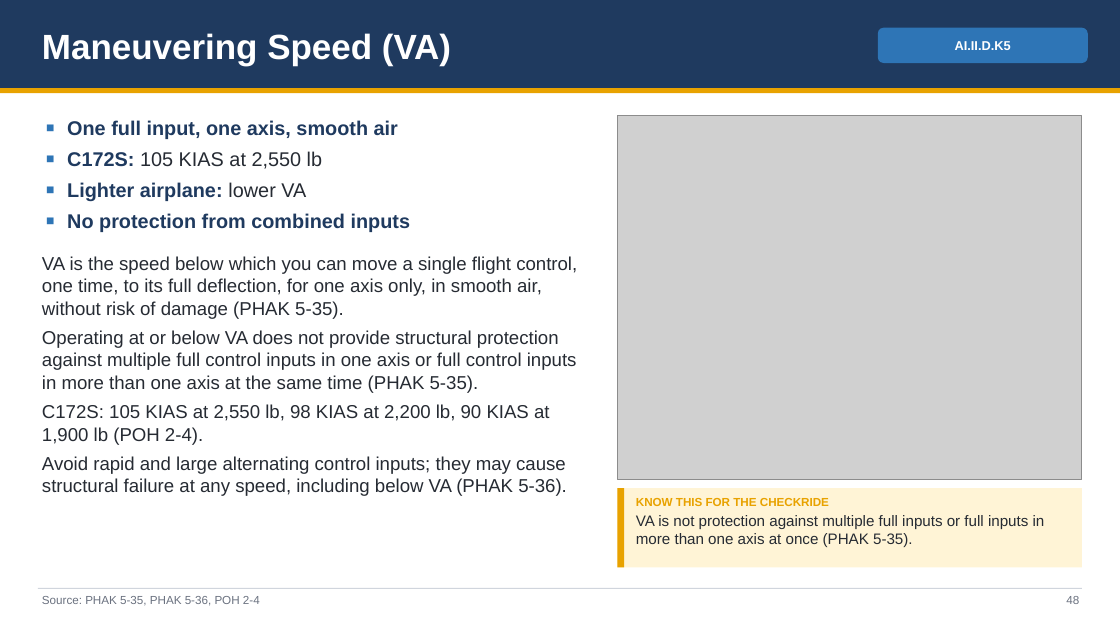
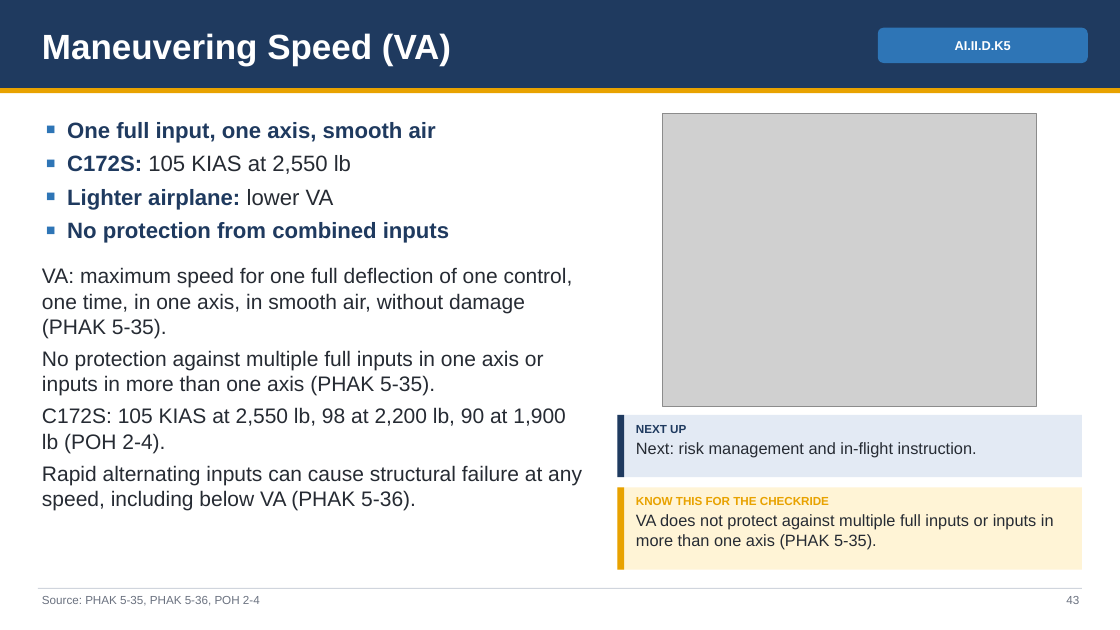
Before and after one commit to greenleeezekial1-glitch/Claude, a slide deck: slide 43 of Area II - Technical Subject Areas/II.D Principles of Flight - Slides.pptx (slide 48 before the commit). Drawn at 1120x630 pixels with LibreOffice and Linux fonts; fonts in the diff are those of the drawing; grey boxes stand for pictures. Boxes give left, top, right and bottom in pixels: in the first picture for what was removed or moved away, otherwise in the second. Text is boxed around its words. In the diff, an @@ line names an element or a change of style, - is before the commit and + after.

```diff
--- a/Area II - Technical Subject Areas/II.D Principles of Flight - Slides.pptx
+++ b/Area II - Technical Subject Areas/II.D Principles of Flight - Slides.pptx
@@ picture: place and size @@
-picture at box(618, 115, 1082, 480)
+picture at box(663, 113, 1037, 407)
@@ text at box(67, 122, 449, 243): size 17 to 19 pt in "One full input, one axis, smooth air", "C172S: 105 KIAS at 2,550 lb", "Lighter airplane: lower VA", "No protection from combined inputs" @@
@@ text at box(42, 267, 582, 511): text changed; size 16 to 18 pt @@
-VA is the speed below which you can move a single flight control, one time, to its full deflection, for one axis only, in smooth air, without risk of damage (PHAK 5-35).
-Operating at or below VA does not provide structural protection against multiple full control inputs in one axis or full control inputs in more than one axis at the same time (PHAK 5-35).
-C172S: 105 KIAS at 2,550 lb, 98 KIAS at 2,200 lb, 90 KIAS at 1,900 lb (POH 2-4).
-Avoid rapid and large alternating control inputs; they may cause structural failure at any speed, including below VA (PHAK 5-36).
+VA: maximum speed for one full deflection of one control, one time, in one axis, in smooth air, without damage (PHAK 5-35).
+No protection against multiple full inputs in one axis or inputs in more than one axis (PHAK 5-35).
+C172S: 105 KIAS at 2,550 lb, 98 at 2,200 lb, 90 at 1,900 lb (POH 2-4).
+Rapid alternating inputs can cause structural failure at any speed, including below VA (PHAK 5-36).
@@ rectangle added at box(618, 415, 1082, 477), fill #E3EAF4 @@
@@ rectangle added at box(618, 415, 624, 477), fill #1F3A5F @@
@@ text added at box(636, 425, 977, 457), 14 pt, text #262B33 @@
+NEXT UP
+Next: risk management and in-flight instruction.
@@ text at box(636, 514, 1054, 549): text changed; size 13 to 14 pt @@
-VA is not protection against multiple full inputs or full inputs in more than one axis at once (PHAK 5-35).
+VA does not protect against multiple full inputs or inputs in more than one axis (PHAK 5-35).
```
Also in this commit, not shown: 47 other slides changed, 7 slides removed, 7 other files.
